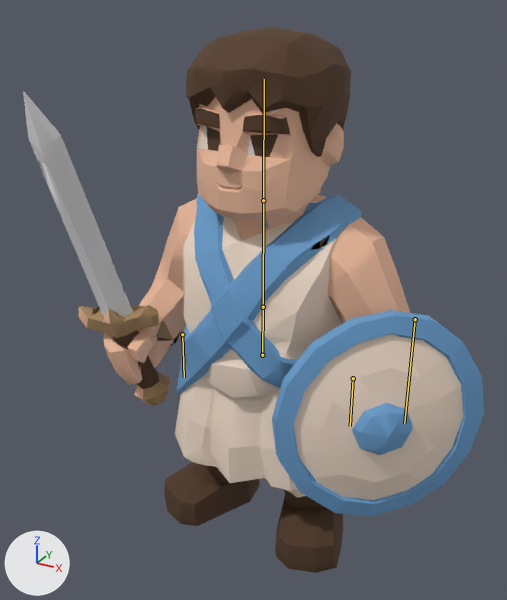
A saved change to the glTF model public/models/swordsman_ai.glb.
Both versions are drawn from a camera (50 mm lens) standing at (1.11, -2.09, 2.11) and looking at (-0.11, 0.13, 1.0). Arrows for +X, +Y and +Z are at lower left; the lights stay in place. The picture after the commit comes second. The bones that change, and the others that lie on the model, are drawn over the model as lines.

Names of what the first picture shows: 'output_unwrapped'.
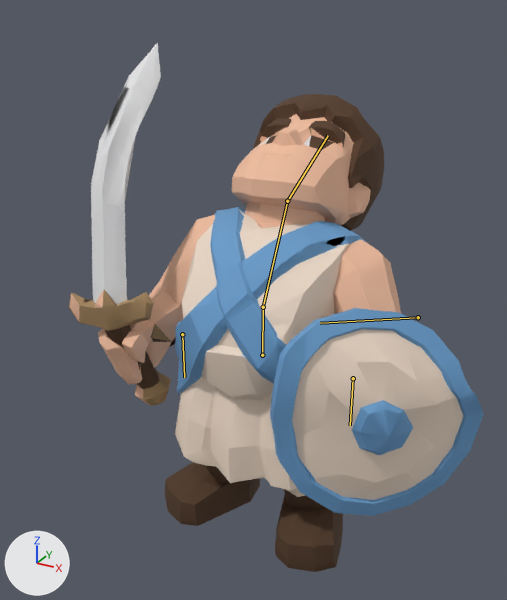
The newer file adds an action. The first version stands in its rest pose; the second is drawn at frame 2 of the action 'Death'.

What differs and where, as boxes (x1, y1, x2, y2) in the pictures (507 x 600 px):
'output_unwrapped', posed (10% narrower)
    before: (23, 27, 484, 573)
    after: (69, 43, 484, 572)
bone 'spine', root to tip
    before: (263, 307) to (263, 200)
    after: (263, 307) to (287, 201)
bone 'head', root to tip
    before: (263, 200) to (264, 79)
    after: (287, 201) to (328, 135)

What the commit changed:
Bone 'spine' (bone_spine) turns from (0, 0, 0) to (-28, 0, 0) degrees about its own x, y and z.
Bone 'head' (bone_head) turns from (0, 0, 0) to (-35, 0, 0) degrees about its own x, y and z.
